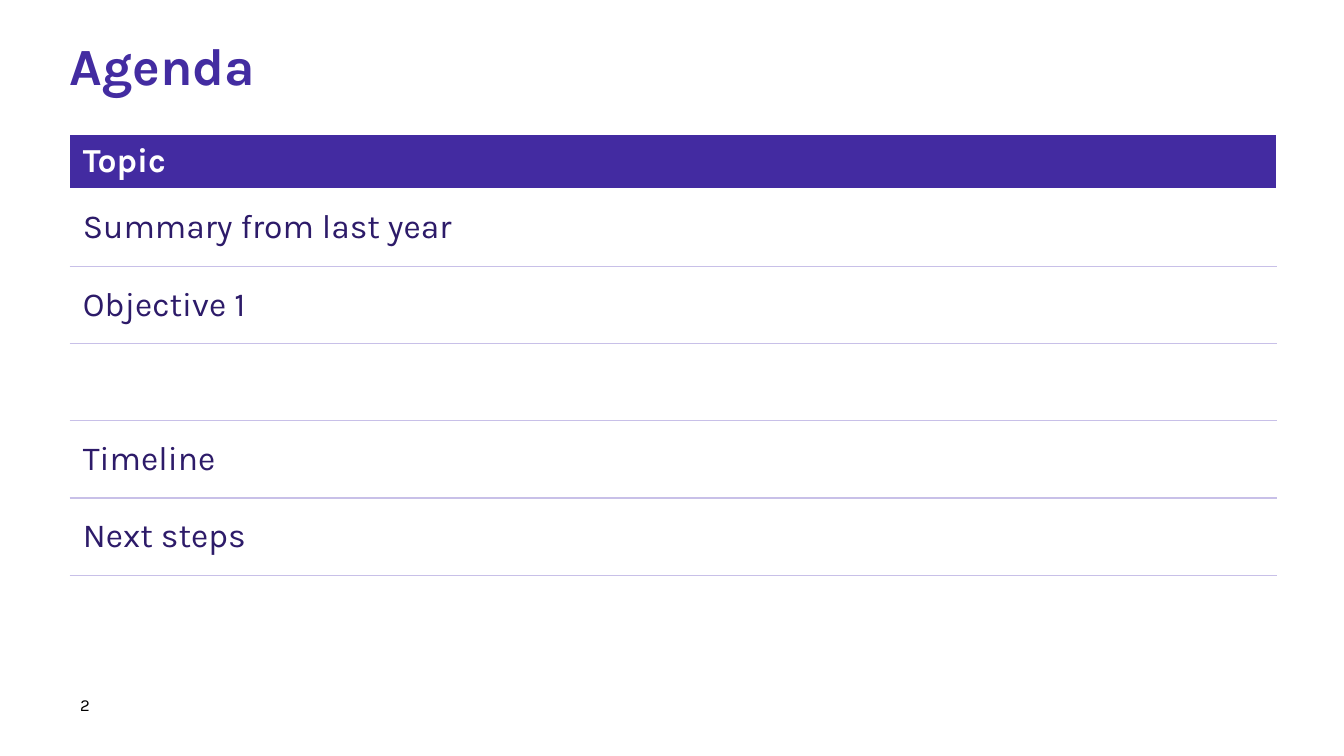
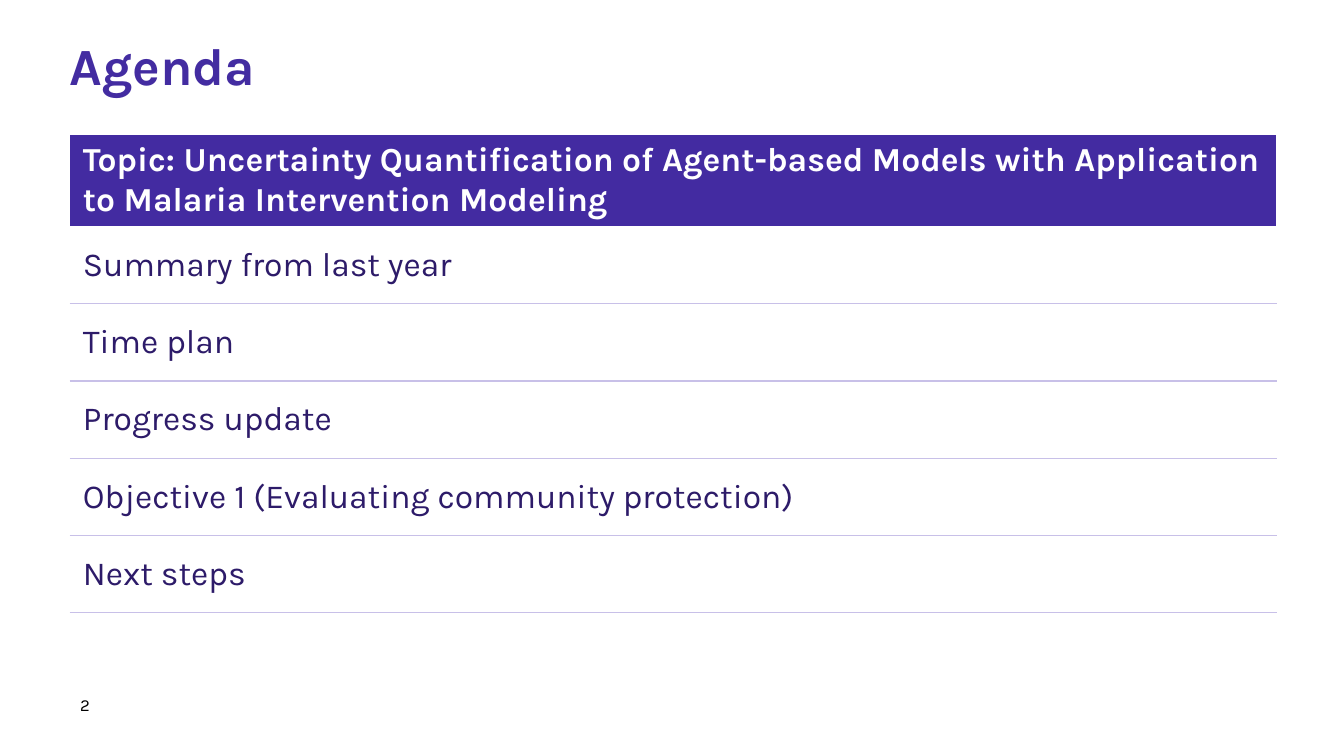
Before and after one commit to zenabusuboi/MySWISS-TPH, a slide deck: slide 2 of ZenabuPhD/COMMUNITY PROTECTION/PRESENTATIONS/CommProt_Presentation4_AnnualCommitteeMeeting2_2026.pptx. Drawn at 1344x756 pixels with LibreOffice and Linux fonts; fonts in the diff are those of the drawing; background and template pictures are left out. Boxes give left, top, right and bottom in pixels: in the first picture for what was removed or moved away, otherwise in the second. Text is boxed around its words. In the diff, an @@ line names an element or a change of style, - is before the commit and + after.

```diff
--- a/ZenabuPhD/COMMUNITY PROTECTION/PRESENTATIONS/CommProt_Presentation4_AnnualCommitteeMeeting2_2026.pptx
+++ b/ZenabuPhD/COMMUNITY PROTECTION/PRESENTATIONS/CommProt_Presentation4_AnnualCommitteeMeeting2_2026.pptx
@@ table at [70,134,1277,614] @@
-row 1, column 1: Topic
+row 1, column 1: Topic: Uncertainty Quantification of Agent-based Models with Application to Malaria Intervention Modeling
-row 3, column 1: Objective 1
+row 3, column 1: Time plan
-row 4, column 1: 
+row 4, column 1: Progress update
-row 5, column 1: Timeline
+row 5, column 1: Objective 1 (Evaluating community protection)
```
Also in this commit, not shown: 17 other slides changed, 8 slides added, 3 slides removed, 45 other files.
